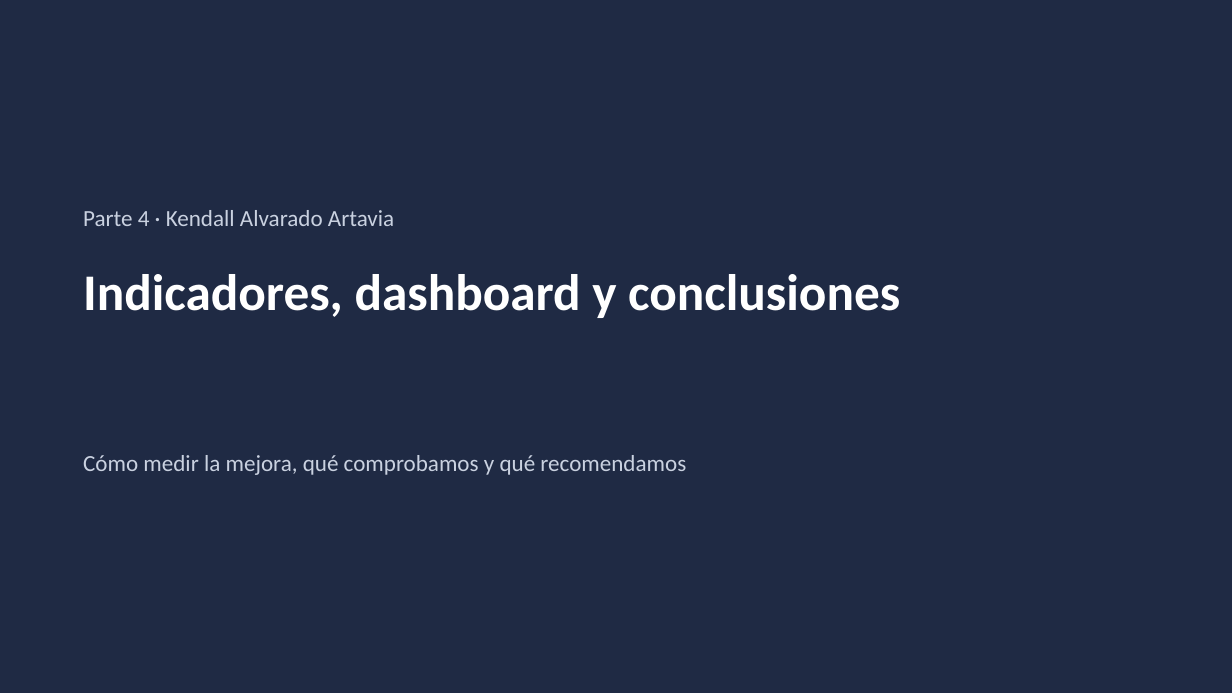
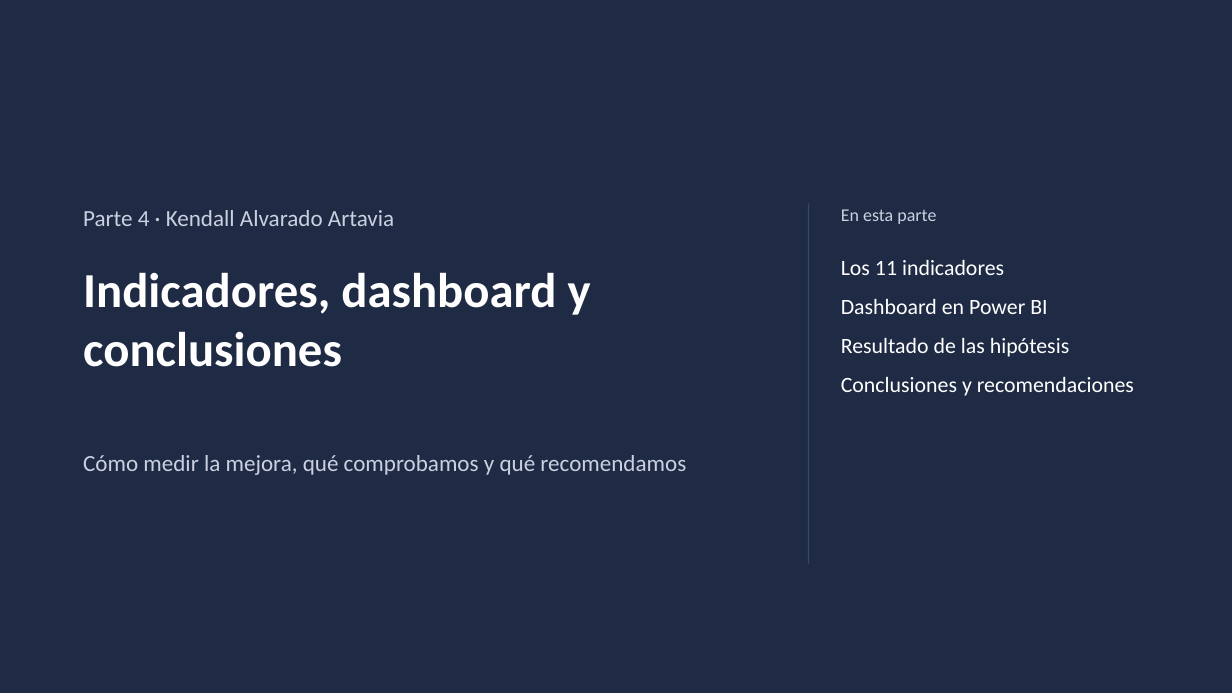
Before and after one commit to FerretoDev/mo0005-ecommerce-ml, a slide deck: slide 20 of presentacion/presentacion.pptx. Drawn at 1232x693 pixels with LibreOffice and Linux fonts; fonts in the diff are those of the drawing. Boxes give left, top, right and bottom in pixels: in the first picture for what was removed or moved away, otherwise in the second. Text is boxed around its words. In the diff, an @@ line names an element or a change of style, - is before the commit and + after.

```diff
--- a/presentacion/presentacion.pptx
+++ b/presentacion/presentacion.pptx
@@ line added from (809, 203) to (809, 564), #3A4766 1 pt @@
@@ text added at [841, 209, 936, 224], 14 pt, text #C9D1E0 @@
+En esta parte
@@ title "Indicadores, dashboard y conclusiones" at [83, 272, 591, 367]: size 40 to 38 pt @@
@@ text added at [841, 260, 1134, 396], 17 pt, text #FFFFFF @@
+Los 11 indicadores
+Dashboard en Power BI
+Resultado de las hipótesis
+Conclusiones y recomendaciones
```
Also in this commit, not shown: 19 other slides changed, 7 other files.
